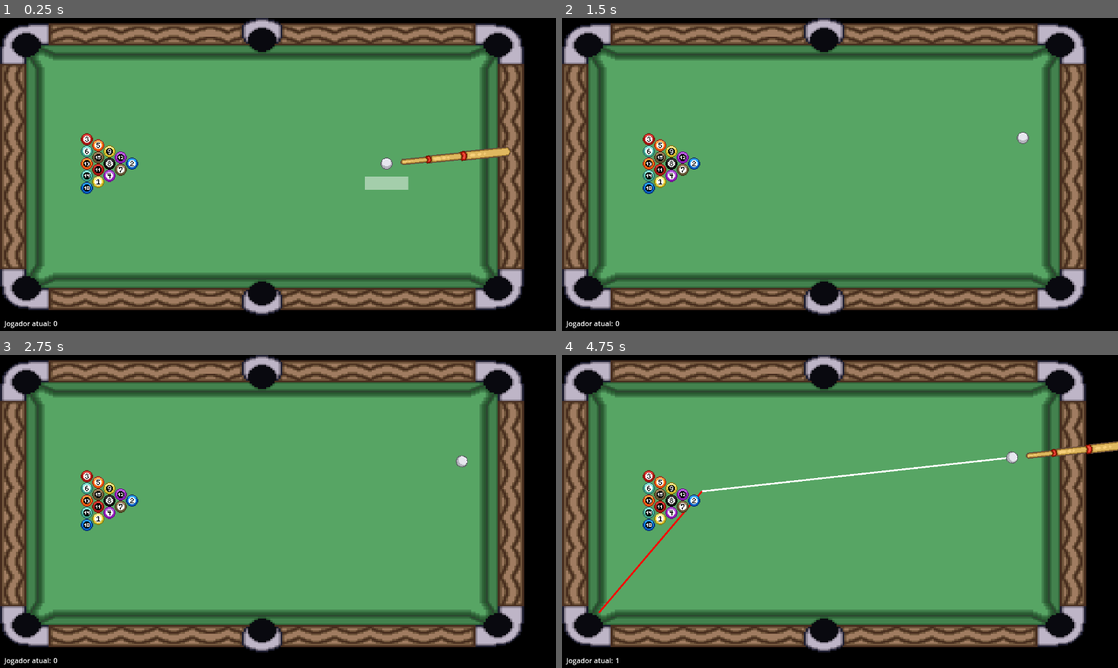
Above: before the commit, frames 1-4 (two rows, left to right).
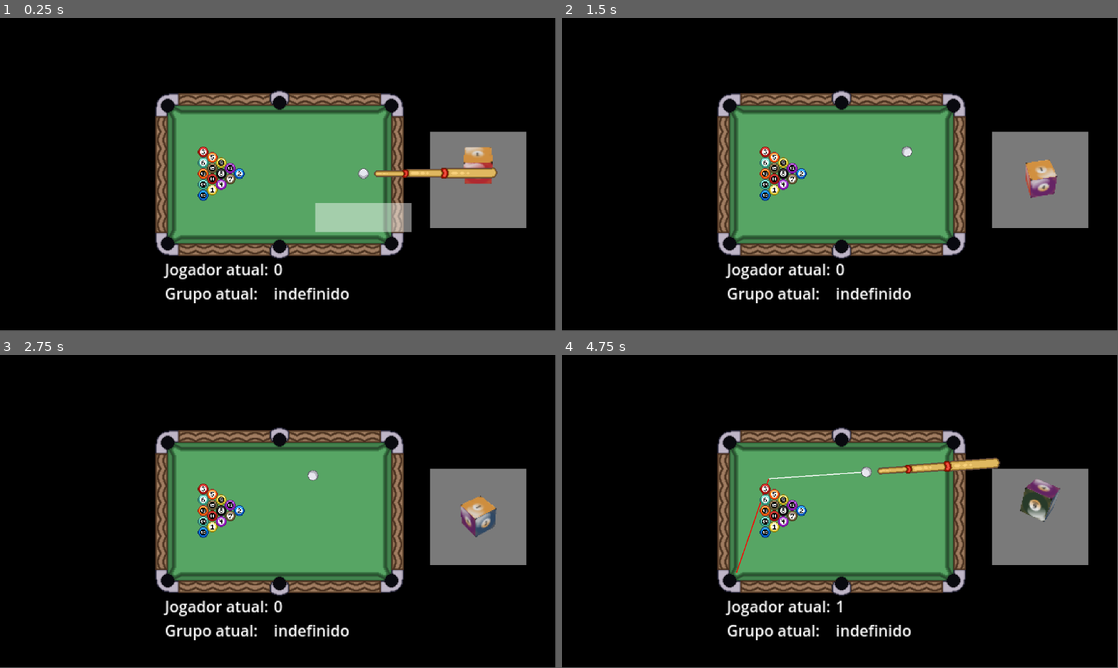
Above: after the commit, the same moments.

Repository: MathiasRLuz/Sinuca--8-Ball-Pool-
Game: Godot game, scene res://scenes/sinuca.tscn
Same seed, same stepped clock (60 frames per second), same inputs: the game is played once before the commit and once after it. The engine's default icon, where the game draws it, is replaced by a stand-in: a white triangle on a blue panel in a dark square.
Inputs (mouse positions are in pixels of both pictures, inside the frame that each line leads up to):
- Up to frame 1 (0.25 s): no input
- Up to frame 2 (1.5 s): move the mouse to (962, 158) at 0.52 s; hold D (right) 0.53-1.28 s; hold E (interact) 0.53-1.28 s; click (962, 158) at 0.67 s; tap Space at 0.77 s; move the mouse to (728, 190) at 1.27 s; hold S (down) from 1.28 s (still down); tap E (interact) at 1.35 s; click (728, 190) at 1.42 s
- Up to frame 3 (2.75 s): tap Space at 1.52 s; move the mouse to (333, 442) at 2.02 s; release S (down) at 2.03 s; hold D (right) from 2.03 s (still down); hold E (interact) from 2.03 s (still down); click (333, 442) at 2.17 s
- Up to frame 4 (4.75 s): move the mouse to (812, 574) at 2.77 s; release D (right) at 2.78 s; release E (interact) at 2.78 s; hold W (up) 2.78-3.53 s; tap E (interact) at 2.85, 4.35 s; click (812, 574) at 2.92 s; tap Space at 3.02, 3.77, 4.52 s; move the mouse to (1006, 558) at 3.52 s; hold E (interact) 3.53-4.28 s; hold A (left) from 3.53 s (still down); click (1006, 558) at 3.67 s; move the mouse to (673, 464) at 4.27 s; click (673, 464) at 4.42 s
In our replay, the window is 800x450 before the commit and 799x449 after it. These sizes can differ from the game's own. Grey fills any space a smaller window leaves; there, only what the larger window draws over its background counts as a difference.

The runs differ from the first frame. In frame 1, 72% of the frame differs, in the area x 0-95%, y 0-100%; in frame 2, 71%; in frame 3, 71%; in frame 4, 72%.

Commit message:
original scales

Diff:
--- a/project.godot
+++ b/project.godot
@@ -19,11 +19,6 @@
 
 GameSettings="*res://scripts/game_settings.gd"
 GlobalData="*res://scripts/global_data.gd"
-
-[display]
-
-window/size/viewport_width=1280
-window/size/viewport_height=720
 
 [input]
 
--- a/scenes/bola.tscn
+++ b/scenes/bola.tscn
@@ -8,10 +8,10 @@
 bounce = 0.6
 
 [sub_resource type="CircleShape2D" id="CircleShape2D_ecgr8"]
-radius = 14.0
+radius = 5.6
 
 [sub_resource type="CircleShape2D" id="CircleShape2D_ml710"]
-radius = 14.0
+radius = 5.6
 
 [node name="Bola" type="RigidBody2D" groups=["bolas"]]
 collision_priority = 10.0
@@ -29,7 +29,7 @@
 
 [node name="Sprite2D" type="Sprite2D" parent="."]
 texture_filter = 1
-scale = Vector2(2, 2)
+scale = Vector2(0.8, 0.8)
 texture = ExtResource("1_ymfk2")
 hframes = 9
 vframes = 2
--- a/scenes/mesa.tscn
+++ b/scenes/mesa.tscn
@@ -8,13 +8,12 @@
 bounce = 0.1
 
 [sub_resource type="CircleShape2D" id="CircleShape2D_r7gxe"]
-radius = 20.0
+radius = 7.0
 
 [node name="Mesa" type="Sprite2D"]
 centered = false
 
 [node name="Sprite2D" type="Sprite2D" parent="."]
-scale = Vector2(4.6783, 3.90857)
 texture = ExtResource("1_i3cer")
 centered = false
 
@@ -24,73 +23,48 @@
 
 [node name="CollisionPolygon2D" type="CollisionPolygon2D" parent="paredes"]
 position = Vector2(157, 43)
-polygon = PackedVector2Array(-68, 12, -32, 40, 397, 40, 407, 12, 404, -264, -70, -264, -382, -249, -379, 79, -128, 56, -137.151, 6.0218, -124, -9, -97.9765, -17.603, -75, -11)
-
-[node name="CollisionPolygon2D2" type="CollisionPolygon2D" parent="paredes"]
-position = Vector2(687, 43)
-polygon = PackedVector2Array(-49, 16, -35, 38, 396, 38, 419, 17, 414, -264, -138, -268, -124, 6, -108, -17, -83, -26, -66, -22, -52, -5)
-
-[node name="CollisionPolygon2D3" type="CollisionPolygon2D" parent="paredes"]
-position = Vector2(36, 511)
-rotation = -1.55778
-polygon = PackedVector2Array(-76.7202, 22.0004, -56.3964, 46.738, 393.578, 41.8808, 417.342, 23.5699, 433.807, -17.6479, 414, -264, -70, -264, -92.5258, -39.7991)
-
-[node name="CollisionPolygon2D4" type="CollisionPolygon2D" parent="paredes"]
-position = Vector2(1157, 165)
-rotation = 1.56852
-polygon = PackedVector2Array(-70.0317, 13.8409, -49.0773, 33.8888, 395.922, 34.9019, 417.969, 13.952, 418.595, -261.047, -406.368, -277.926, -384.142, 62.1257, -110.127, 55.7495, -134.072, 31.6949, -138.016, 6.68579, -131.968, -14.3004, -105.936, -28.2412, -79.9543, -20.182)
-
-[node name="CollisionPolygon2D5" type="CollisionPolygon2D" parent="paredes"]
-position = Vector2(1031, 636)
-rotation = -3.13777
-polygon = PackedVector2Array(-73.9344, 17.2828, -49.866, 35.1907, 379.131, 33.551, 393.028, 6.49762, 414, -264, -400.071, -279.473, -426.592, 107.632, -115.789, 55.4431, -141.982, 37.3485, -152.961, 10.5848, -146.041, -10.4418, -122.095, -24.5334, -89.0491, -12.6597)
-
-[node name="CollisionPolygon2D6" type="CollisionPolygon2D" parent="paredes"]
-position = Vector2(480, 636)
-rotation = -3.13946
-scale = Vector2(0.942655, 0.911074)
-polygon = PackedVector2Array(-90.139, 15.5651, -80.5441, 38.5937, 391.526, 37.5538, 415, 14, 414.874, -20.9877, 484.77, -15.3386, 488.147, 79.0483, 763.977, 85.0253, 785.519, -271.745, -161.864, -299.29, -170.835, -19.38, -131.615, -34.833, -98.7048, -22.832)
+polygon = PackedVector2Array(-35, -34, -31, -37, -27, -38, -23, -36, -20, -32, -20, -28, -15, -22, 73, -21, 80, -27, 81, -30, 83, -33, 86, -35, 90, -35, 95, -32, 96, -27, 95, -23, 93, -21, 88, -19, 83, -13, 82, 100, 88, 108, 93, 109, 95, 112, 96, 116, 95, 119, 94, 121, 90, 124, 82, 122, 79, 116, 74, 111, -16, 111, -20, 117, -21, 122, -22, 124, -25, 126, -28, 127, -31, 126, -34, 124, -35, 122, -36, 118, -36, 116, -41, 111, -130, 111, -135, 114, -136, 118, -149, 347, 15, 364, 385, 426, 407, 12, 404, -264, -70, -264, -382, -249, -393, 409, -149, 347, -136, 118, -140, 123, -144, 124, -147, 123, -150, 121, -152, 117, -151, 112, -148, 109, -144, 108, -139, 101, -139, -12, -144, -18, -150, -21, -152, -25, -152, -30, -146, -35, -139, -34, -136, -28, -129, -22, -42, -22, -36, -28, -36, -31)
 
 [node name="buracos" type="Area2D" parent="."]
 
 [node name="TL" type="CollisionShape2D" parent="buracos"]
-position = Vector2(52, 55)
+position = Vector2(13, 16)
 shape = SubResource("CircleShape2D_r7gxe")
 
 [node name="Alvo" type="Node2D" parent="buracos/TL"]
-position = Vector2(36, 39)
+position = Vector2(8, 9)
+
+[node name="TM" type="CollisionShape2D" parent="buracos"]
+position = Vector2(129, 13)
+shape = SubResource("CircleShape2D_r7gxe")
+
+[node name="Alvo" type="Node2D" parent="buracos/TM"]
+position = Vector2(0, 7)
 
 [node name="TR" type="CollisionShape2D" parent="buracos"]
-position = Vector2(1153, 56)
+position = Vector2(245, 16)
 shape = SubResource("CircleShape2D_r7gxe")
 
 [node name="Alvo" type="Node2D" parent="buracos/TR"]
-position = Vector2(-39, 35)
+position = Vector2(-7, 7)
 
 [node name="BL" type="CollisionShape2D" parent="buracos"]
-position = Vector2(53, 627)
+position = Vector2(13, 159)
 shape = SubResource("CircleShape2D_r7gxe")
 
 [node name="Alvo" type="Node2D" parent="buracos/BL"]
-position = Vector2(32, -34)
+position = Vector2(7, -8)
+
+[node name="BM" type="CollisionShape2D" parent="buracos"]
+position = Vector2(129, 162)
+shape = SubResource("CircleShape2D_r7gxe")
+
+[node name="Alvo" type="Node2D" parent="buracos/BM"]
+position = Vector2(0, -7)
 
 [node name="BR" type="CollisionShape2D" parent="buracos"]
-position = Vector2(1149, 628)
+position = Vector2(245, 159)
 shape = SubResource("CircleShape2D_r7gxe")
 
 [node name="Alvo" type="Node2D" parent="buracos/BR"]
-position = Vector2(-39, -37)
-
-[node name="TM" type="CollisionShape2D" parent="buracos"]
-position = Vector2(603, 42)
-shape = SubResource("CircleShape2D_r7gxe")
-
-[node name="Alvo" type="Node2D" parent="buracos/TM"]
-position = Vector2(0, 40)
-
-[node name="BM" type="CollisionShape2D" parent="buracos"]
-position = Vector2(604, 641)
-shape = SubResource("CircleShape2D_r7gxe")
-
-[node name="Alvo" type="Node2D" parent="buracos/BM"]
-position = Vector2(0, -38)
+position = Vector2(-9, -9)
--- a/scenes/sinuca.tscn
+++ b/scenes/sinuca.tscn
@@ -16,11 +16,12 @@
 bg_color = Color(0.909804, 0, 0.254902, 1)
 
 [sub_resource type="CircleShape2D" id="CircleShape2D_lmf8b"]
-radius = 14.1
+radius = 6.0
 
 [node name="Sinuca" type="Node"]
 script = ExtResource("1_4cjhd")
 ball_scene = ExtResource("2_g7l3x")
+MAX_POWER = 20
 
 [node name="Mesa" parent="." instance=ExtResource("3_45acg")]
 
@@ -30,9 +31,9 @@
 [node name="PowerBar" type="ProgressBar" parent="."]
 z_index = 1
 offset_left = 277.0
-offset_top = 151.0
+offset_top = -366.0
 offset_right = 377.0
-offset_bottom = 181.0
+offset_bottom = -336.0
 theme_override_styles/background = SubResource("StyleBoxFlat_yysmw")
 theme_override_styles/fill = SubResource("StyleBoxFlat_m1iqg")
 show_percentage = false
@@ -40,40 +41,40 @@
 
 [node name="Player" type="Label" parent="."]
 offset_left = 10.0
-offset_top = 691.0
+offset_top = 174.0
 offset_right = 118.0
-offset_bottom = 714.0
+offset_bottom = 197.0
 text = "Jogador atual:"
 
 [node name="jogador_atual" type="Label" parent="."]
 offset_left = 123.0
-offset_top = 691.0
+offset_top = 174.0
 offset_right = 231.0
-offset_bottom = 714.0
+offset_bottom = 197.0
 text = "0"
 
 [node name="Group" type="Label" parent="."]
 offset_left = 10.0
-offset_top = 716.0
+offset_top = 199.0
 offset_right = 118.0
-offset_bottom = 739.0
+offset_bottom = 222.0
 text = "Grupo atual:"
 
 [node name="grupo_atual" type="Label" parent="."]
 offset_left = 123.0
-offset_top = 716.0
+offset_top = 199.0
 offset_right = 231.0
-offset_bottom = 739.0
+offset_bottom = 222.0
 text = "indefinido"
 
 [node name="Fim de jogo" type="Label" parent="."]
 offset_left = 10.0
-offset_top = 739.0
+offset_top = 222.0
 offset_right = 118.0
-offset_bottom = 762.0
+offset_bottom = 245.0
 
 [node name="RayCast2D" type="RayCast2D" parent="."]
-position = Vector2(891, 340)
+position = Vector2(216, 87)
 enabled = false
 exclude_parent = false
 target_position = Vector2(-800, 0)
@@ -93,7 +94,7 @@
 target_position = Vector2(694, 44)
 
 [node name="ShapeCast2D2" type="ShapeCast2D" parent="."]
-position = Vector2(91, 414)
+position = Vector2(29, 86)
 enabled = false
 shape = SubResource("CircleShape2D_lmf8b")
 target_position = Vector2(-937, 59)
@@ -101,21 +102,20 @@
 
 [node name="Line2D" type="Line2D" parent="."]
 visible = false
-width = 4.0
+width = 1.0
 
 [node name="Line2D2" type="Line2D" parent="."]
 visible = false
-width = 4.0
+width = 1.0
 default_color = Color(1, 0, 0, 1)
 
 [node name="Line2D3" type="Line2D" parent="."]
 visible = false
-width = 4.0
+width = 1.0
 default_color = Color(0.521291, 0.431825, 0.962876, 1)
 
 [node name="Screen" type="Sprite2D" parent="."]
-visible = false
-position = Vector2(1021, 707)
+position = Vector2(335, 93)
 texture = ExtResource("6_2lwaj")
 script = ExtResource("7_kkqnw")
 
@@ -124,4 +124,8 @@
 
 [node name="StaticBody3D" parent="SubViewport" instance=ExtResource("8_ejpbm")]
 
+[node name="Camera2D" type="Camera2D" parent="."]
+position = Vector2(127, 87)
+zoom = Vector2(2, 2)
+
 [connection signal="shoot" from="Taco" to="." method="_on_taco_shoot"]
--- a/scenes/taco.tscn
+++ b/scenes/taco.tscn
@@ -9,7 +9,6 @@
 script = ExtResource("2_gx12w")
 
 [node name="Sprite2D" type="Sprite2D" parent="."]
-position = Vector2(-160, 4.54747e-13)
+position = Vector2(-75, 0)
 rotation = 1.5708
-scale = Vector2(2, 2)
 texture = ExtResource("3_emfk0")
--- a/scripts/main.gd
+++ b/scripts/main.gd
@@ -11,14 +11,14 @@
 
 var ball_images := []
 var cue_ball
-const START_POS := Vector2(890,335)
+const START_POS := Vector2(216,86.5)
 @export var MAX_POWER := 40
 const MOVE_THRESHOLD := 5.0
 var taking_shot : bool
 var cue_ball_potted : bool
 var potted := []
 var all_potted := []
-var ball_radius = 14.0
+var ball_radius = 5.6
 var mesa_aberta : bool = true
 
 var jogador_atual : int = 0 # 0 jogador, 1 bot
@@ -86,7 +86,7 @@
 			b_sprite.vframes = b.get_node("Sprite2D").vframes
 			b_sprite.frame = b.get_node("Sprite2D").frame
 			b_sprite.scale = b.get_node("Sprite2D").scale
-			b_sprite.position = Vector2(180 + 50 * (14-grupo_maior.size()-grupo_menor.size()),725)
+			b_sprite.position = potted_ball_position()
 			b.queue_free()
 
 func falta(grupo_favorecido):
@@ -134,7 +134,7 @@
 	var ball15_pos : Vector2
 	for col in range(5):
 		for row in range(rows):
-			var pos = Vector2(200 + (col * diameter) - (col * 2), START_POS.y - 4 * ball_radius + (row * diameter) + (float(col * diameter) / 2.0))
+			var pos = Vector2(50 + (col * diameter) - (col * 2), START_POS.y - 4 * ball_radius + (row * diameter) + (float(col * diameter) / 2.0))
 			count += 1
 			if count == 11:
 				ball8_pos = pos
@@ -764,13 +764,17 @@
 		all_potted.append(bola)
 		var b_sprite = Sprite2D.new()
 		add_child(b_sprite)
-		b_sprite.texture = body.get_node("Sprite2D").texture
-		b_sprite.hframes = body.get_node("Sprite2D").hframes
-		b_sprite.vframes = body.get_node("Sprite2D").vframes
-		b_sprite.frame = body.get_node("Sprite2D").frame
-		b_sprite.scale = body.get_node("Sprite2D").scale
-		b_sprite.position = Vector2(180 + 50 * (14-grupo_maior.size()-grupo_menor.size()),725)
+		if body.get_node("Sprite2D"):
+			b_sprite.texture = body.get_node("Sprite2D").texture
+			b_sprite.hframes = body.get_node("Sprite2D").hframes
+			b_sprite.vframes = body.get_node("Sprite2D").vframes
+			b_sprite.frame = body.get_node("Sprite2D").frame
+			b_sprite.scale = body.get_node("Sprite2D").scale
+			b_sprite.position = potted_ball_position()
 		body.queue_free()
+
+func potted_ball_position():
+	return Vector2(180 + 15 * (14-grupo_maior.size()-grupo_menor.size()),200)
 
 func bateu_primeiro_em_bola_proibida(bola):
 	if bola == 8:
--- a/scripts/taco.gd
+++ b/scripts/taco.gd
@@ -7,11 +7,11 @@
 
 # Called every frame. 'delta' is the elapsed time since the previous frame.
 func _process(delta):
-	var mouse_pos := get_viewport().get_mouse_position()
+	var mouse_pos := get_global_mouse_position()
 	look_at(mouse_pos)
 	# check for mouse clicks
 	if Input.is_mouse_button_pressed(MOUSE_BUTTON_LEFT):
-		power += power_direction * 70	* delta
+		power += power_direction * 30	* delta
 		if power >= get_parent().MAX_POWER:
 			power_direction = -1
 		elif power <= 0:
